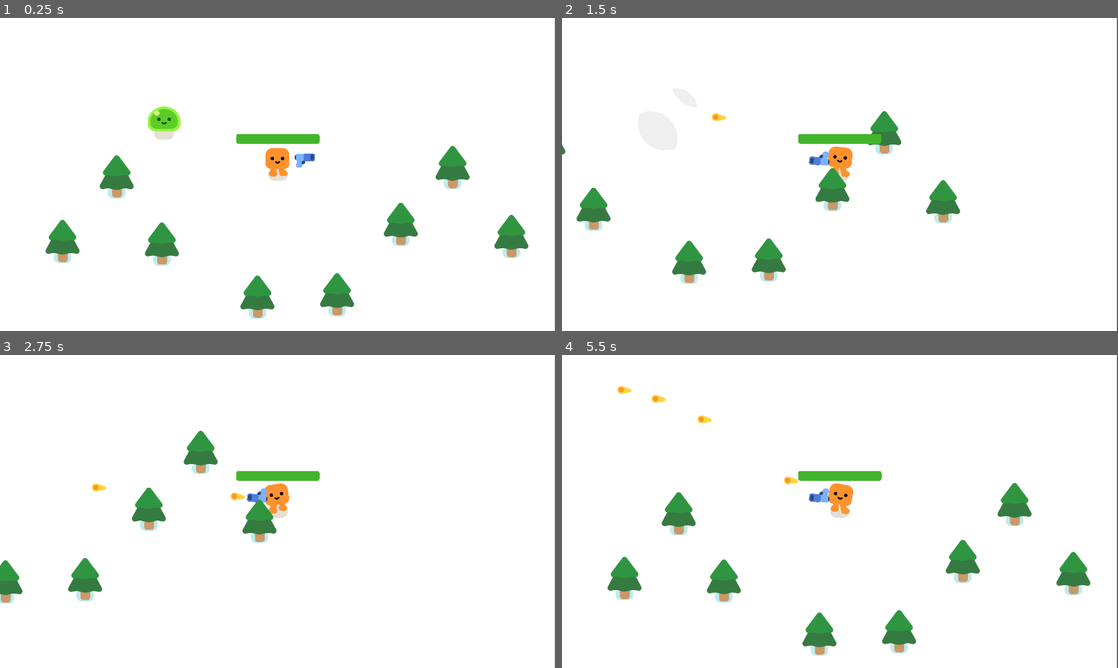
Above: before the commit, frames 1-4 (two rows, left to right).
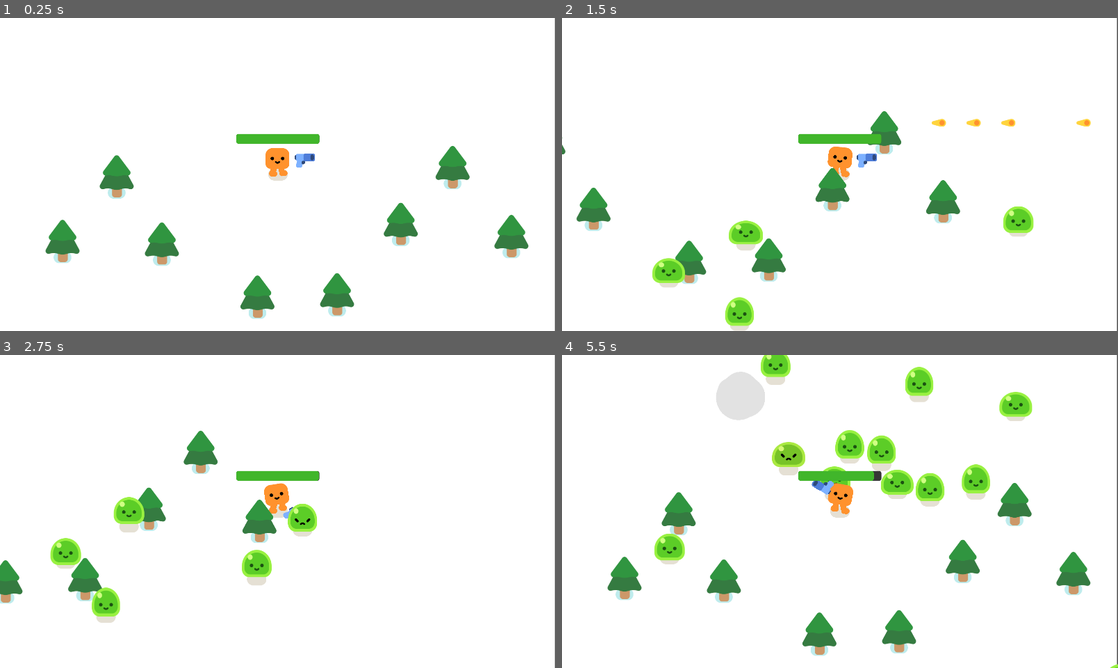
Above: after the commit, the same moments.

Repository: ra1nns/rogue-like-game-Noell-
Game: Godot game, scene res://rogue_game.tscn
The game is run twice, just before and just after one commit, with the same random seed, the same clock (stepped at 60 frames per second) and the same inputs.
Inputs:
- Up to frame 1 (0.25 s): no input
- Up to frame 2 (1.5 s): hold D (move_right) 0.53-1.28 s; hold S (move_down) from 1.28 s (still down)
- Up to frame 3 (2.75 s): release S (move_down) at 2.03 s; hold D (move_right) from 2.03 s (still down)
- Up to frame 4 (5.5 s): release D (move_right) at 2.78 s; hold W (move_up) 2.78-3.53 s; hold A (move_left) 3.53-5.03 s; hold S (move_down) from 5.03 s (still down)

The runs differ from the first frame. In frame 1, 0.5% of the frame differs, in the area x 26-33%, y 28-39%; in frame 2, 2.3%; in frame 3, 2.6%; in frame 4, 6.1%, in the area x 9-100%, y 0-100%.

Commit message:
Game changes
Mobs now automatically spawn over time

Diff:
--- /dev/null
+++ b/rogue_game.gd
@@ -0,0 +1,14 @@
+extends Node2D
+
+
+
+
+func spawn_mob():
+	var  new_mob = preload("res://mob.tscn").instantiate()
+	%PathFollow2D.progress_ratio = randf()
+	new_mob.global_position = %PathFollow2D.global_position
+	add_child(new_mob)
+
+
+func _on_timer_timeout():
+	spawn_mob()
--- a/rogue_game.tscn
+++ b/rogue_game.tscn
@@ -1,11 +1,18 @@
-[gd_scene load_steps=4 format=3 uid="uid://cpvo361uihrt6"]
+[gd_scene load_steps=5 format=3 uid="uid://cpvo361uihrt6"]
 
 [ext_resource type="PackedScene" uid="uid://cqirtpmbkrfev" path="res://player.tscn" id="1_e0ia2"]
+[ext_resource type="Script" path="res://rogue_game.gd" id="1_tirqn"]
 [ext_resource type="PackedScene" uid="uid://benthg4u1do6d" path="res://tree.tscn" id="2_nn2d6"]
-[ext_resource type="PackedScene" uid="uid://byfbhhhwsw5fm" path="res://mob.tscn" id="2_psara"]
+
+[sub_resource type="Curve2D" id="Curve2D_7ww6b"]
+_data = {
+"points": PackedVector2Array(0, 0, 0, 0, -69, -123, 0, 0, 0, 0, 2047, -112, 0, 0, 0, 0, 2084, 1141, 0, 0, 0, 0, -80, 1130, 0, 0, 0, 0, -74, -118, 0, 0, 0, 0, -80, -120)
+}
+point_count = 6
 
 [node name="Game" type="Node2D"]
 y_sort_enabled = true
+script = ExtResource("1_tirqn")
 
 [node name="CanvasLayer" type="CanvasLayer" parent="."]
 layer = -30
@@ -16,9 +23,6 @@
 
 [node name="Player" parent="." instance=ExtResource("1_e0ia2")]
 position = Vector2(890, 476)
-
-[node name="Mob" parent="." instance=ExtResource("2_psara")]
-position = Vector2(426, 310)
 
 [node name="Tree" parent="." instance=ExtResource("2_nn2d6")]
 position = Vector2(146, 762)
@@ -43,3 +47,17 @@
 
 [node name="Tree8" parent="." instance=ExtResource("2_nn2d6")]
 position = Vector2(1094, 946)
+
+[node name="Path2D" type="Path2D" parent="."]
+curve = SubResource("Curve2D_7ww6b")
+
+[node name="PathFollow2D" type="PathFollow2D" parent="Path2D"]
+unique_name_in_owner = true
+position = Vector2(-69, -123)
+rotation = 0.00519844
+
+[node name="Timer" type="Timer" parent="."]
+wait_time = 0.35
+autostart = true
+
+[connection signal="timeout" from="Timer" to="." method="_on_timer_timeout"]
